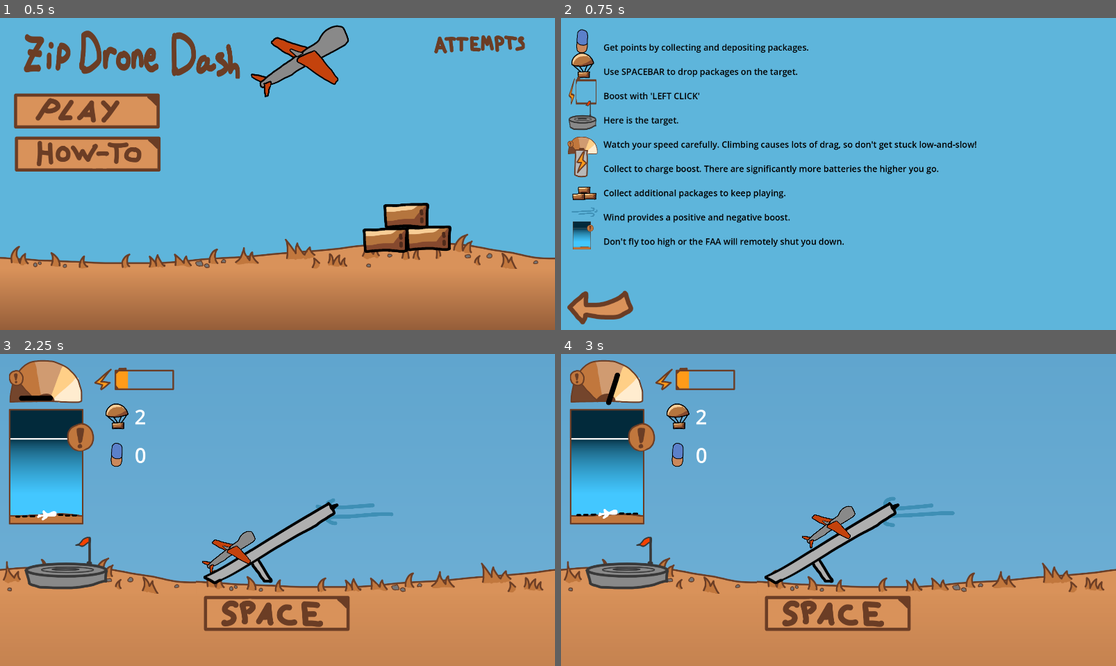
Above: before the commit, frames 1-4 (two rows, left to right).
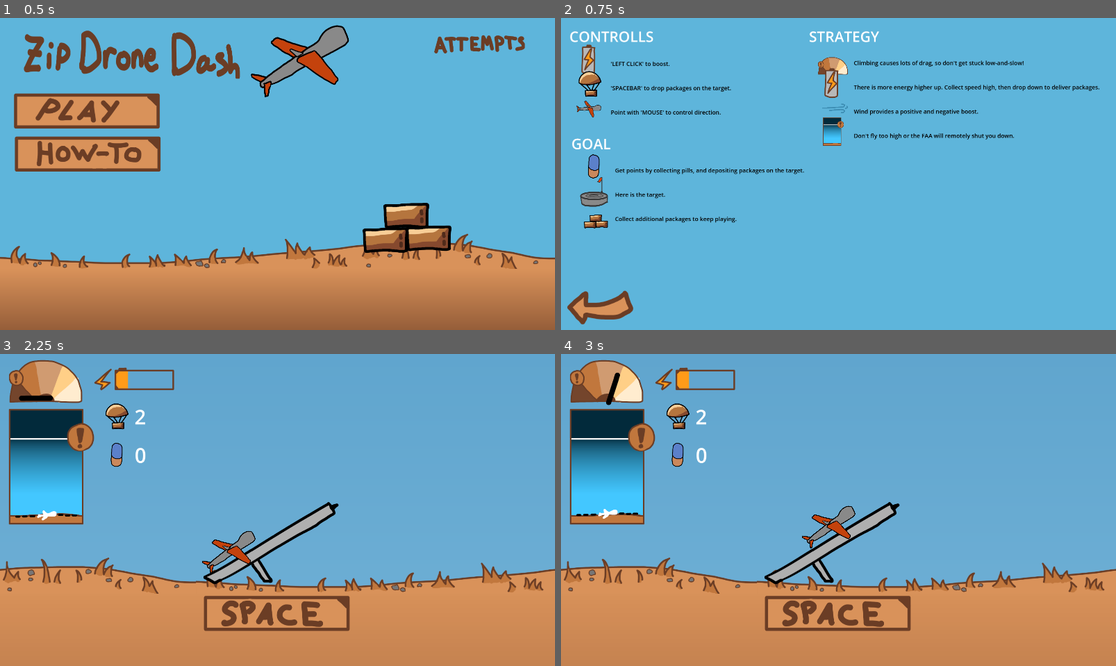
Above: after the commit, the same moments.

Repository: SirLich/ldjam-53
Game: Godot game, scene res://main_menu.tscn
Same seed, same stepped clock (60 frames per second), same inputs: the game is played once before the commit and once after it.
Inputs (mouse positions are in pixels of both pictures, inside the frame that each line leads up to):
- Up to frame 1 (0.5 s): no input
- Up to frame 2 (0.75 s): click (649, 155) at 0.5 s
- Up to frame 3 (2.25 s): click (33, 641) at 1.25 s; click (88, 447) at 2 s
- Up to frame 4 (3 s): tap Enter at 2.75 s; move the mouse to (960, 494) at 2.77 s; hold D from 2.78 s (still down); tap Space (spacebar) at 2.85 s

Frame 1 is identical in both runs. In frame 2, 8.8% of the frame differs, in the area x 1-97%, y 3-75%; in frame 3, 1.5%; in frame 4, 1.5%.

Commit message:
Work on rules

Diff:
--- a/game.tscn
+++ b/game.tscn
@@ -174,14 +174,17 @@
 
 [node name="Tile" parent="." instance=ExtResource("7_vw8o2")]
 position = Vector2(0, 1080)
+disable_spawns = true
 metadata/_edit_lock_ = true
 
 [node name="Tile2" parent="." instance=ExtResource("7_vw8o2")]
 position = Vector2(-1920, 1080)
+disable_spawns = true
 metadata/_edit_lock_ = true
 
 [node name="Tile3" parent="." instance=ExtResource("7_vw8o2")]
 position = Vector2(1920, 1080)
+disable_spawns = true
 metadata/_edit_lock_ = true
 
 [node name="Drone" parent="." node_paths=PackedStringArray("world") instance=ExtResource("4_kgkqh")]
--- a/hud/HeighDial.gd
+++ b/hud/HeighDial.gd
@@ -2,4 +2,3 @@
 
 func _process(delta):
 	position.y = remap(Global.get_height(), 0, Global.MAX_HEIGHT, 70, -150)
-	print(Global.get_height())
--- /dev/null
+++ b/point.tscn
@@ -0,0 +1,17 @@
+[gd_scene load_steps=3 format=3 uid="uid://c2uqwhldyau8"]
+
+[ext_resource type="Texture2D" uid="uid://dui4bu2tstwhu" path="res://scenes/pill/pill.png" id="1_44per"]
+
+[sub_resource type="CircleShape2D" id="CircleShape2D_70mce"]
+radius = 200.871
+
+[node name="Point" type="Node2D"]
+scale = Vector2(0.2, 0.2)
+
+[node name="Sprite2D" type="Sprite2D" parent="."]
+texture = ExtResource("1_44per")
+
+[node name="Area2D" type="Area2D" parent="." groups=["point"]]
+
+[node name="CollisionShape2D" type="CollisionShape2D" parent="Area2D"]
+shape = SubResource("CircleShape2D_70mce")
--- a/rule.tscn
+++ b/rule.tscn
@@ -29,5 +29,5 @@
 offset_right = 397.0
 offset_bottom = 118.0
 theme_override_colors/font_color = Color(0, 0, 0, 1)
-theme_override_font_sizes/font_size = 30
+theme_override_font_sizes/font_size = 20
 text = "TEST"
--- a/rules.tscn
+++ b/rules.tscn
@@ -5,7 +5,7 @@
 [ext_resource type="PackedScene" uid="uid://d1espb6eht8fm" path="res://rule.tscn" id="3_7qont"]
 [ext_resource type="Texture2D" uid="uid://boatsuxj6acxe" path="res://assets/package_pickup.png" id="3_w6g61"]
 [ext_resource type="Texture2D" uid="uid://orulf3trderm" path="res://assets/back_button_selected.png" id="3_x4rbj"]
-[ext_resource type="Texture2D" uid="uid://b2dpuedv0ao3a" path="res://assets/battery.png" id="4_iiie4"]
+[ext_resource type="Texture2D" uid="uid://dxrcmy5n3ujpj" path="res://scenes/drone/drone.png" id="4_hvkxd"]
 [ext_resource type="Texture2D" uid="uid://onsjqv8qboos" path="res://assets/floating_battery.png" id="4_qiif4"]
 [ext_resource type="Texture2D" uid="uid://dui4bu2tstwhu" path="res://scenes/pill/pill.png" id="4_wqf7j"]
 [ext_resource type="Texture2D" uid="uid://bxw1dkwofoorv" path="res://assets/package_icon.png" id="5_yq7ib"]
@@ -22,51 +22,117 @@
 grow_vertical = 2
 script = ExtResource("1_b7c8v")
 
-[node name="VBoxContainer" type="VBoxContainer" parent="."]
+[node name="Control" type="Control" parent="."]
+anchors_preset = 0
+offset_right = 40.0
+offset_bottom = 40.0
+
+[node name="Label" type="Label" parent="Control"]
 layout_mode = 0
+offset_left = 29.0
+offset_top = 29.0
+offset_right = 319.0
+offset_bottom = 101.0
+theme_override_font_sizes/font_size = 50
+text = "CONTROLLS"
+
+[node name="VBoxContainer" type="VBoxContainer" parent="Control"]
+layout_mode = 0
+offset_left = 25.0
+offset_top = 64.0
+offset_right = 65.0
+offset_bottom = 816.0
+
+[node name="Boost" parent="Control/VBoxContainer" instance=ExtResource("3_7qont")]
+layout_mode = 2
+text = "'LEFT CLICK' to boost."
+icon = ExtResource("4_qiif4")
+
+[node name="Package" parent="Control/VBoxContainer" instance=ExtResource("3_7qont")]
+layout_mode = 2
+text = "'SPACEBAR' to drop packages on the target."
+icon = ExtResource("5_yq7ib")
+
+[node name="Drone" parent="Control/VBoxContainer" instance=ExtResource("3_7qont")]
+layout_mode = 2
+text = "Point with 'MOUSE' to control direction."
+icon = ExtResource("4_hvkxd")
+
+[node name="Control2" type="Control" parent="."]
+anchors_preset = 0
+offset_left = 40.0
+offset_top = 405.0
+offset_right = 80.0
+offset_bottom = 445.0
+
+[node name="Label" type="Label" parent="Control2"]
+layout_mode = 0
+offset_left = -4.0
+offset_top = -5.0
+offset_right = 286.0
+offset_bottom = 67.0
+theme_override_font_sizes/font_size = 50
+text = "GOAL"
+
+[node name="VBoxContainer" type="VBoxContainer" parent="Control2"]
+layout_mode = 0
+offset_top = 28.0
 offset_right = 40.0
-offset_bottom = 752.0
+offset_bottom = 780.0
 
-[node name="Points" parent="VBoxContainer" instance=ExtResource("3_7qont")]
+[node name="Points" parent="Control2/VBoxContainer" instance=ExtResource("3_7qont")]
 layout_mode = 2
-text = "Get points by collecting and depositing packages."
+text = "Get points by collecting pills, and depositing packages on the target."
 icon = ExtResource("4_wqf7j")
 
-[node name="Packages" parent="VBoxContainer" instance=ExtResource("3_7qont")]
-layout_mode = 2
-text = "Use SPACEBAR to drop packages on the target."
-icon = ExtResource("5_yq7ib")
-
-[node name="Boost" parent="VBoxContainer" instance=ExtResource("3_7qont")]
-layout_mode = 2
-text = "Boost with 'LEFT CLICK'"
-icon = ExtResource("4_iiie4")
-
-[node name="Target" parent="VBoxContainer" instance=ExtResource("3_7qont")]
+[node name="Target" parent="Control2/VBoxContainer" instance=ExtResource("3_7qont")]
 layout_mode = 2
 text = "Here is the target."
 icon = ExtResource("6_lyjge")
 
-[node name="Speed" parent="VBoxContainer" instance=ExtResource("3_7qont")]
-layout_mode = 2
-text = "Watch your speed carefully. Climbing causes lots of drag, so don't get stuck low-and-slow!"
-
-[node name="Battery" parent="VBoxContainer" instance=ExtResource("3_7qont")]
-layout_mode = 2
-text = "Collect to charge boost. There are significantly more batteries the higher you go."
-icon = ExtResource("4_qiif4")
-
-[node name="Packes2" parent="VBoxContainer" instance=ExtResource("3_7qont")]
+[node name="Packes2" parent="Control2/VBoxContainer" instance=ExtResource("3_7qont")]
 layout_mode = 2
 text = "Collect additional packages to keep playing."
 icon = ExtResource("3_w6g61")
 
-[node name="Wind2" parent="VBoxContainer" instance=ExtResource("3_7qont")]
+[node name="Control3" type="Control" parent="."]
+anchors_preset = 0
+offset_left = 862.0
+offset_top = 34.0
+offset_right = 902.0
+offset_bottom = 74.0
+
+[node name="Label" type="Label" parent="Control3"]
+layout_mode = 0
+offset_left = -4.0
+offset_top = -5.0
+offset_right = 286.0
+offset_bottom = 67.0
+theme_override_font_sizes/font_size = 50
+text = "STRATEGY"
+
+[node name="VBoxContainer" type="VBoxContainer" parent="Control3"]
+layout_mode = 0
+offset_left = 4.0
+offset_top = 27.0
+offset_right = 44.0
+offset_bottom = 779.0
+
+[node name="Speed" parent="Control3/VBoxContainer" instance=ExtResource("3_7qont")]
+layout_mode = 2
+text = "Climbing causes lots of drag, so don't get stuck low-and-slow!"
+
+[node name="Battery" parent="Control3/VBoxContainer" instance=ExtResource("3_7qont")]
+layout_mode = 2
+text = "There is more energy higher up. Collect speed high, then drop down to deliver packages."
+icon = ExtResource("4_qiif4")
+
+[node name="Wind2" parent="Control3/VBoxContainer" instance=ExtResource("3_7qont")]
 layout_mode = 2
 text = "Wind provides a positive and negative boost."
 icon = ExtResource("10_ks6aw")
 
-[node name="Height" parent="VBoxContainer" instance=ExtResource("3_7qont")]
+[node name="Height" parent="Control3/VBoxContainer" instance=ExtResource("3_7qont")]
 layout_mode = 2
 text = "Don't fly too high or the FAA will remotely shut you down."
 icon = ExtResource("10_feo0f")
--- a/scenes/drone/drone.gd
+++ b/scenes/drone/drone.gd
@@ -22,6 +22,7 @@
 var acceleration = 0
 var boost = false
 var current_speed = 0
+var drop_delay = false
 
 @onready var no_sound = $NoSound
 
@@ -54,7 +55,7 @@
 func _input(event):
 	if launched and event.is_action_released("spacebar"):
 
-		if Global.packages > 0:
+		if Global.packages > 0 and not drop_delay:
 			drop_sound.play()
 			Global.packages -= 1
 			var new_package = package_scene.instantiate()
@@ -62,6 +63,9 @@
 			add_sibling(new_package)
 			new_package.side_speed = speed
 			new_package.global_position = global_position
+			drop_delay = true
+			await get_tree().create_timer(1).timeout
+			drop_delay = false
 		else:
 			no_sound.play()
 
@@ -102,6 +106,10 @@
 			Global.battery += 10
 			Global.battery = clamp(Global.battery, 0, 100)
 			battery_sound.play()
+			ar.owner.queue_free()
+
+		if ar.is_in_group("point"):
+			Global.points += 5
 			ar.owner.queue_free()
 
 		if ar.is_in_group("pickup"):
--- a/scenes/spawner/spawner.gd
+++ b/scenes/spawner/spawner.gd
@@ -4,6 +4,7 @@
 @export var chance : float
 
 func _ready():
-	if randf() < chance:
-		var new_scene = to_spawn.pick_random().instantiate()
-		add_child(new_scene)
+	if not get_owner().disable_spawns:
+		if randf() < chance:
+			var new_scene = to_spawn.pick_random().instantiate()
+			add_child(new_scene)
--- a/scenes/tile/tile.gd
+++ b/scenes/tile/tile.gd
@@ -1,4 +1,6 @@
 extends Node2D
+
+@export var disable_spawns = false
 
 # Called when the node enters the scene tree for the first time.
 func _ready():
--- a/scenes/tile/tile.tscn
+++ b/scenes/tile/tile.tscn
@@ -8,6 +8,7 @@
 [ext_resource type="PackedScene" uid="uid://bwlv4p8vqjknu" path="res://scenes/target/target.tscn" id="5_dbpag"]
 [ext_resource type="Texture2D" uid="uid://dq3od6ekaa1ac" path="res://assets/ground_1.png" id="5_iqcxt"]
 [ext_resource type="PackedScene" uid="uid://duntblnp1g15a" path="res://formation_3.tscn" id="6_72qpr"]
+[ext_resource type="PackedScene" uid="uid://c2uqwhldyau8" path="res://point.tscn" id="8_bohok"]
 [ext_resource type="PackedScene" uid="uid://cwmsukelofxwe" path="res://wind_positive.tscn" id="8_u6gkk"]
 [ext_resource type="PackedScene" uid="uid://duqwjk3cc352x" path="res://package_pickup.tscn" id="9_7n708"]
 [ext_resource type="PackedScene" uid="uid://wq6ecnfibeqp" path="res://wind_negative.tscn" id="9_arwwp"]
@@ -67,21 +68,21 @@
 
 [node name="Spawner" parent="." instance=ExtResource("2_8am8l")]
 position = Vector2(1083, -245)
-to_spawn = Array[PackedScene]([ExtResource("3_npa77")])
+to_spawn = Array[PackedScene]([ExtResource("3_npa77"), ExtResource("8_bohok")])
 chance = 0.2
+
+[node name="Wind3" parent="." instance=ExtResource("2_8am8l")]
+position = Vector2(989, -3023)
+to_spawn = Array[PackedScene]([ExtResource("8_u6gkk"), ExtResource("9_arwwp"), ExtResource("9_arwwp")])
+chance = 0.5
 
 [node name="Wind" parent="." instance=ExtResource("2_8am8l")]
 position = Vector2(553, -252)
 to_spawn = Array[PackedScene]([ExtResource("8_u6gkk"), ExtResource("9_arwwp")])
 chance = 0.5
 
-[node name="Wind" parent="Wind" instance=ExtResource("2_8am8l")]
-position = Vector2(436, -2771)
-to_spawn = Array[PackedScene]([ExtResource("8_u6gkk"), ExtResource("9_arwwp"), ExtResource("9_arwwp")])
-chance = 0.5
-
 [node name="Target_Location" parent="." instance=ExtResource("2_8am8l")]
-position = Vector2(1473, -82)
+position = Vector2(1477, -90)
 to_spawn = Array[PackedScene]([ExtResource("5_dbpag"), ExtResource("9_7n708"), ExtResource("5_dbpag")])
 chance = 0.4
 
@@ -97,12 +98,12 @@
 
 [node name="Spawner5" parent="." instance=ExtResource("2_8am8l")]
 position = Vector2(1018, -2737)
-to_spawn = Array[PackedScene]([ExtResource("4_e4kyq"), ExtResource("5_0lsaf"), ExtResource("6_72qpr")])
+to_spawn = Array[PackedScene]([ExtResource("4_e4kyq"), ExtResource("5_0lsaf"), ExtResource("6_72qpr"), ExtResource("8_bohok")])
 chance = 0.5
 
 [node name="Spawner6" parent="." instance=ExtResource("2_8am8l")]
 position = Vector2(1760, -3267)
-to_spawn = Array[PackedScene]([ExtResource("3_npa77")])
+to_spawn = Array[PackedScene]([ExtResource("3_npa77"), ExtResource("8_bohok")])
 chance = 0.9
 
 [node name="Spawner7" parent="." instance=ExtResource("2_8am8l")]
@@ -122,10 +123,20 @@
 
 [node name="Spawner10" parent="." instance=ExtResource("2_8am8l")]
 position = Vector2(1210, -613)
-to_spawn = Array[PackedScene]([ExtResource("3_npa77")])
+to_spawn = Array[PackedScene]([ExtResource("3_npa77"), ExtResource("8_bohok")])
 chance = 0.2
 
 [node name="Spawner11" parent="." instance=ExtResource("2_8am8l")]
 position = Vector2(591, -2059)
 to_spawn = Array[PackedScene]([ExtResource("3_npa77")])
 chance = 0.2
+
+[node name="Wind2" parent="." instance=ExtResource("2_8am8l")]
+position = Vector2(1440, -3307)
+to_spawn = Array[PackedScene]([ExtResource("8_u6gkk"), ExtResource("9_arwwp")])
+chance = 0.5
+
+[node name="Wind" parent="Wind2" instance=ExtResource("2_8am8l")]
+position = Vector2(436, -2771)
+to_spawn = Array[PackedScene]([ExtResource("8_u6gkk"), ExtResource("9_arwwp"), ExtResource("9_arwwp")])
+chance = 0.5
--- a/wind.tscn
+++ b/wind.tscn
@@ -27,7 +27,7 @@
 scale = Vector2(0.659, 0.659)
 sprite_frames = SubResource("SpriteFrames_x4tki")
 autoplay = "default"
-frame_progress = 0.354453
+frame_progress = 0.116741
 
 [node name="Area2D" type="Area2D" parent="."]
 
Not shown: 1 places in scenes/tile/tile.tscn that only renumber resources
